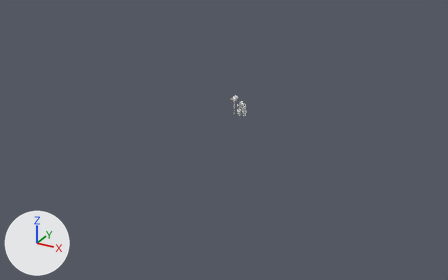
Two versions of the Blender file Blend/hand.blend, one commit apart.
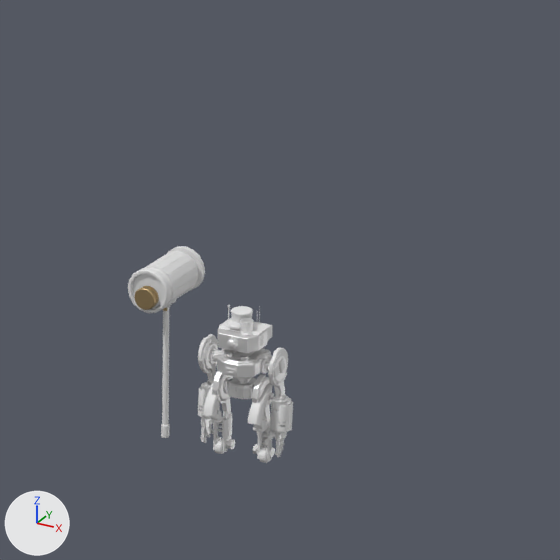
Each version appears first whole from a 50 mm lens placed at (176.0, -344.0, 152.0), pointed at (-6.0, -13.0, -14.0), and next in a close-up on the part from 49% to 61% of the width and 25% to 45% of the height. Arrows for +X, +Y and +Z are at lower left; the lights stay in place.

Objects in the first close-up: 'meshHanDHopoo_Body', 'meshHanDRorr_Body', 'meshHanDRorr_Hammer'.
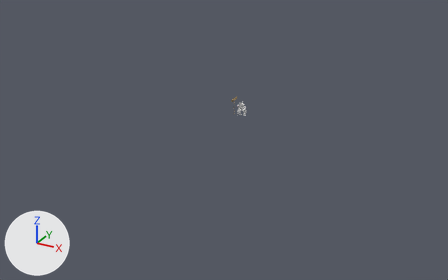
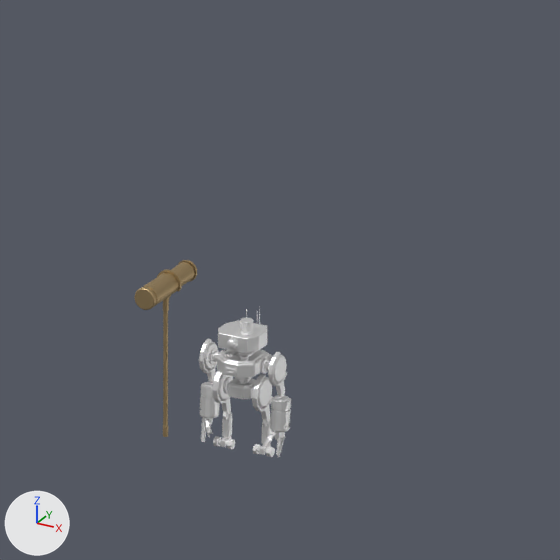
Location of each change, [x1, y1, x2, y2] in pixels of the close-ups (560 x 560 px):
'meshHanDRorr_Body', hidden
    before: [198, 305, 293, 463]
'meshHanDRorr_Hammer', hidden
    before: [128, 246, 205, 438]
'meshHanDHopoo_Hammer', unchanged, uncovered by the edit
    before: [134, 286, 167, 311]
    after: [134, 260, 197, 437]

Diff of the bpy script that builds the scene:
```diff
--- a/Blend/hand.blend.py
+++ b/Blend/hand.blend.py
@@ ob_meshhandrorr_body @@
 ob_meshhandrorr_body.scale = (0.666, 0.666, 0.666)
+ob_meshhandrorr_body.hide_set(True)  # its collection is switched off
@@ ob_meshhandrorr_hammer @@
 ob_meshhandrorr_hammer.location = (0.0, 0.0, 0.0)
+ob_meshhandrorr_hammer.hide_set(True)  # its collection is switched off
```
